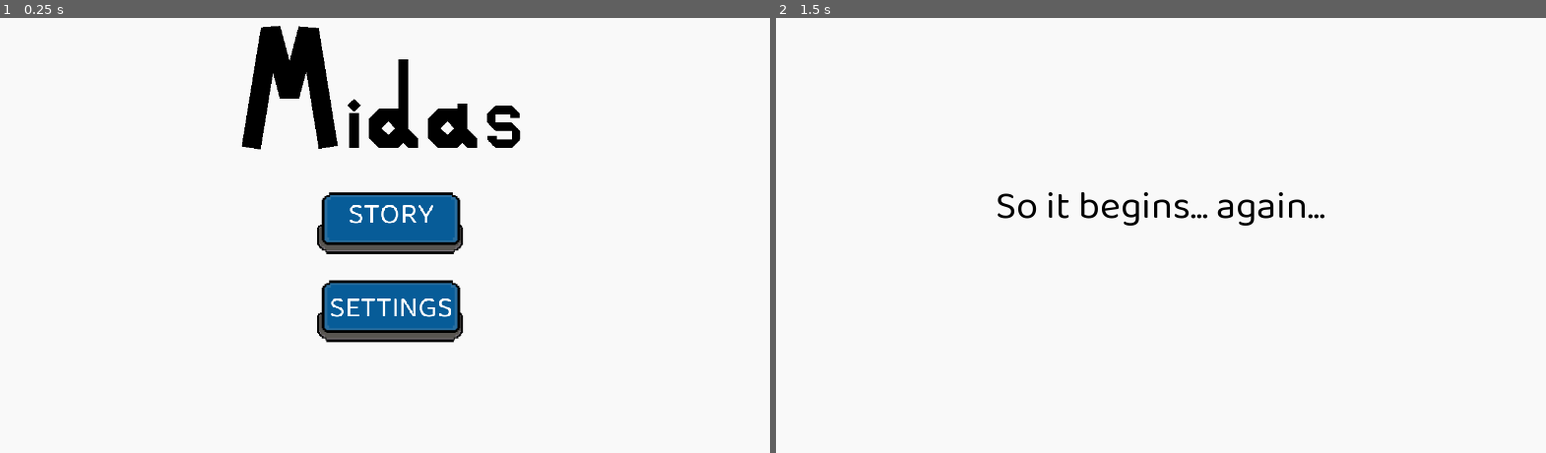
Above: before the commit, frames 1-2 (left to right).
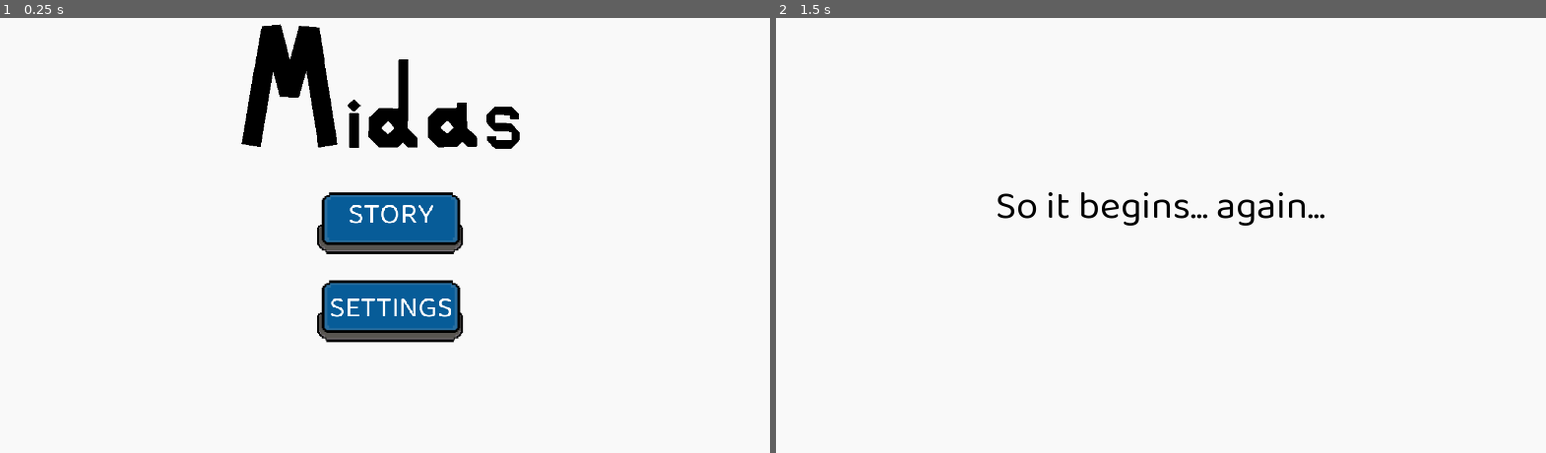
Above: after the commit, the same moments.

Repository: meburns/midas
Game: Godot game, scene res://src/Menu.tscn
Same seed, same stepped clock (60 frames per second), same inputs: the game is played once before the commit and once after it.
Inputs:
- Up to frame 1 (0.25 s): no input
- Up to frame 2 (1.5 s): click "STORY" at 0.5 s; tap Enter (ui_accept) at 1.25 s; hold Right (move_right) from 1.28 s (still down); tap R (refresh) at 1.35 s

The runs differ from the first frame. In frame 1, 0.4% of the frame differs, in the area x 31-68%, y 1-31%; in frame 2, nothing differs.

Commit message:
Move menu title sparkles

Diff:
--- a/src/Menu.tscn
+++ b/src/Menu.tscn
@@ -84,7 +84,17 @@
 position = Vector2( 640, 125 )
 frames = SubResource( 28 )
 animation = "play"
+frame = 3
 playing = true
+
+[node name="TitleSparkle" type="CPUParticles2D" parent="."]
+position = Vector2( 654.892, 34.7246 )
+emitting = false
+amount = 120
+emission_shape = 2
+emission_rect_extents = Vector2( 250, 150 )
+scale_amount = 5.0
+color = Color( 0.945098, 0.894118, 0.113725, 1 )
 
 [node name="StoryButton" type="TextureButton" parent="."]
 margin_left = 500.0
@@ -176,15 +186,6 @@
 "_edit_use_anchors_": false
 }
 
-[node name="TitleSparkle" type="CPUParticles2D" parent="."]
-position = Vector2( 684.544, 145.231 )
-emitting = false
-amount = 120
-emission_shape = 2
-emission_rect_extents = Vector2( 250, 50 )
-scale_amount = 3.0
-color = Color( 0.945098, 0.894118, 0.113725, 1 )
-
 [node name="Camera2D" parent="." instance=ExtResource( 4 )]
 position = Vector2( 0.294769, -0.271729 )
 [connection signal="button_down" from="StoryButton" to="." method="_on_StoryButton_button_down"]
